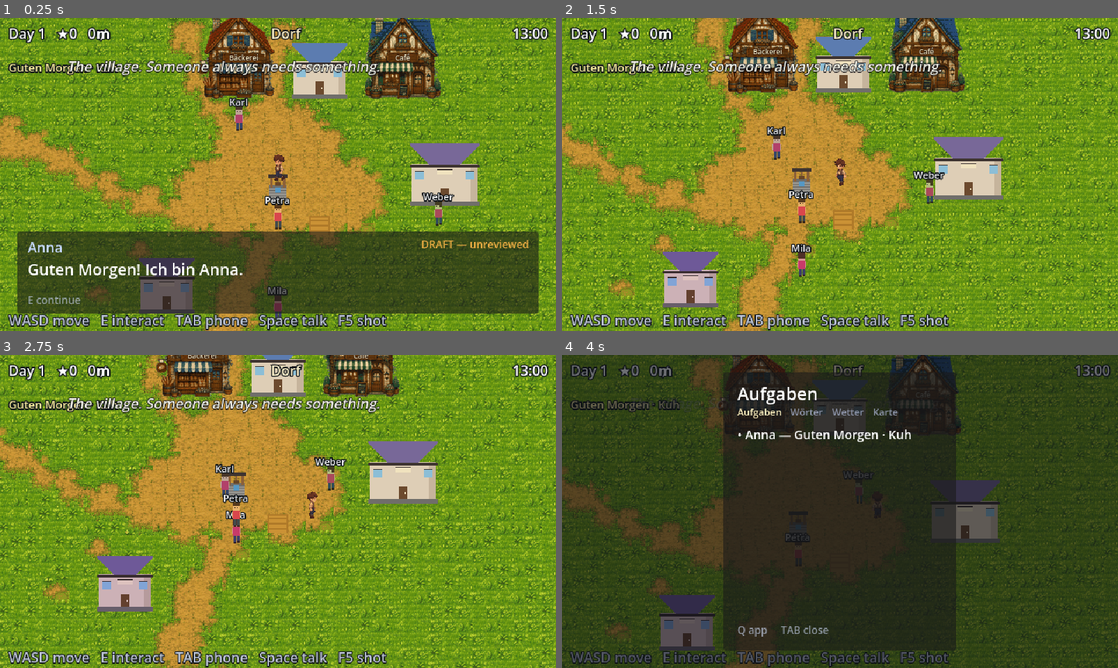
Above: before the commit, frames 1-4 (two rows, left to right).
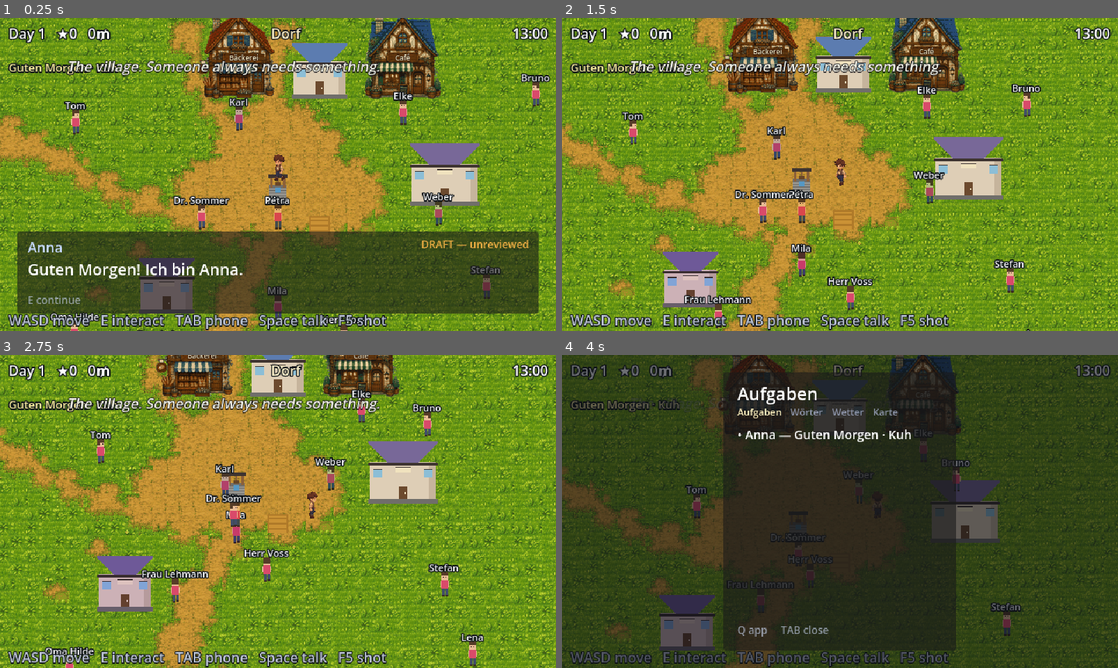
Above: after the commit, the same moments.

Repository: onskim/langame
Game: Godot game, scene res://dev/acceptance_week3.tscn
Same seed, same stepped clock (60 frames per second), same inputs: the game is played once before the commit and once after it. This scene is started directly instead of the project's main scene.
Inputs:
- Up to frame 1 (0.25 s): no input
- Up to frame 2 (1.5 s): hold D (move_right) 0.53-1.28 s; hold E (interact) 0.53-1.28 s; hold S (move_down) from 1.28 s (still down); tap 3 (pet_command_hier) at 1.35 s
- Up to frame 3 (2.75 s): release S (move_down) at 2.03 s; hold D (move_right) from 2.03 s (still down); tap 2 (pet_command_komm) at 2.1 s
- Up to frame 4 (4 s): release D (move_right) at 2.78 s; hold W (move_up) 2.78-3.53 s; tap 1 (pet_command_sitz) at 2.85 s; hold A (move_left) from 3.53 s (still down); hold Tab (phone) from 3.53 s (still down)

The runs differ from the first frame. In frame 1, 1.5% of the frame differs, in the area x 8-99%, y 17-100%; in frame 2, 1.9%; in frame 3, 2.2%, in the area x 8-87%, y 10-100%; in frame 4, 0.8%.

Commit message:
Put all sixteen NPCs in the world
The eleven missing villagers from Part 13, with schedules,
domains, quest chains and 33 memory callbacks from 3.8's
signature column. Locations placed and routed, so the cast is
scheduled, reachable and remembers you.

The suite caught three villagers vanishing at night and one who
stood in the same spot all day - an NPC in one place all day is
scenery. Schedules rewritten to cover the full day.

It also caught a check asserting the cast was exactly five,
which encoded a moment rather than an invariant.

Diff:
--- a/game/assets/content/content.json
+++ b/game/assets/content/content.json
@@ -490,12 +490,22 @@
     "farm_yard": "farm",
     "farmhouse": "farm",
     "field": "farm",
+    "fishing_hut": "lake",
+    "gasthaus": "village",
+    "hilde_cottage": "village",
+    "hilde_garden": "village",
+    "huegel": "village",
     "lakeshore": "lake",
     "lane": "village",
+    "praxis": "village",
     "rathaus": "village",
+    "schmiede": "village",
+    "schuhmacherei": "village",
+    "schule": "village",
     "shop": "village",
     "stream": "farm",
-    "village_square": "village"
+    "village_square": "village",
+    "werkstatt": "village"
    },
    "maps": {
     "farm": {
@@ -1919,6 +1929,305 @@
    "voice_preset": "anna_warm_mid",
    "wants": "help_on_the_farm"
   },
+  "npc_bruno": {
+   "callbacks": [
+    {
+     "cb_id": "cb_bruno_retest",
+     "context": "greeting",
+     "de": "Wie sagt man? Laut!",
+     "draft": true,
+     "en": "How do you say it? Loud!",
+     "fact_kind": "word_struggle",
+     "focus_words": [
+      "{word}"
+     ]
+    },
+    {
+     "cb_id": "cb_bruno_purchase",
+     "context": "greeting",
+     "de": "Du brauchst wieder Holz, ja?",
+     "draft": true,
+     "en": "You need wood again, yes?",
+     "fact_kind": "purchase_pattern",
+     "focus_words": []
+    },
+    {
+     "cb_id": "cb_bruno_triumph",
+     "context": "greeting",
+     "de": "HA! Das war gut!",
+     "draft": true,
+     "en": "HA! That was good!",
+     "fact_kind": "word_triumph",
+     "focus_words": [
+      "{word}"
+     ],
+     "reward": {
+      "affection": 2,
+      "once_per_ref": true
+     }
+    }
+   ],
+   "chain": [
+    "qb1_die_hacke",
+    "qb2_holz_und_stein",
+    "qb3_die_bestellung",
+    "qb4_der_amboss"
+   ],
+   "domain": "tools_materials",
+   "home": "schmiede",
+   "name": "Bruno",
+   "npc_id": "npc_bruno",
+   "rep_gate": 0,
+   "role": "blacksmith",
+   "schedule": [
+    {
+     "at": "schmiede",
+     "from": "06:00",
+     "to": "12:00"
+    },
+    {
+     "at": "village_square",
+     "from": "12:00",
+     "to": "14:00"
+    },
+    {
+     "at": "schmiede",
+     "from": "14:00",
+     "to": "20:00"
+    },
+    {
+     "at": "gasthaus",
+     "from": "20:00",
+     "to": "23:00"
+    },
+    {
+     "at": "schmiede",
+     "from": "23:00",
+     "to": "24:00"
+    }
+   ],
+   "voice_preset": "bruno_booming_bass",
+   "wants": "better_tools_in_the_valley"
+  },
+  "npc_elke": {
+   "callbacks": [
+    {
+     "cb_id": "cb_elke_usual",
+     "context": "greeting",
+     "de": "Das Übliche?",
+     "draft": true,
+     "en": "The usual?",
+     "fact_kind": "usual_order",
+     "focus_words": []
+    },
+    {
+     "cb_id": "cb_elke_triumph",
+     "context": "greeting",
+     "de": "Das hast du schön gesagt! Setz dich.",
+     "draft": true,
+     "en": "You said that beautifully! Sit down.",
+     "fact_kind": "word_triumph",
+     "focus_words": [
+      "{word}"
+     ],
+     "reward": {
+      "affection": 2,
+      "once_per_ref": true
+     }
+    },
+    {
+     "cb_id": "cb_elke_first_meeting",
+     "context": "greeting",
+     "de": "Hallo! Kaffee oder Tee?",
+     "draft": true,
+     "en": "Hello! Coffee or tea?",
+     "fact_kind": "first_meeting",
+     "focus_words": []
+    }
+   ],
+   "chain": [
+    "qe1_der_erste_kaffee",
+    "qe2_stammgast",
+    "qe3_kuchen_krise",
+    "qe4_der_klatsch"
+   ],
+   "domain": "cafe_ordering",
+   "home": "cafe",
+   "name": "Elke",
+   "npc_id": "npc_elke",
+   "rep_gate": 0,
+   "role": "cafe_owner",
+   "schedule": [
+    {
+     "at": "cafe",
+     "from": "06:00",
+     "to": "08:00"
+    },
+    {
+     "at": "cafe",
+     "from": "08:00",
+     "to": "19:00"
+    },
+    {
+     "at": "village_square",
+     "from": "19:00",
+     "to": "22:00"
+    },
+    {
+     "at": "cafe",
+     "from": "22:00",
+     "to": "24:00"
+    }
+   ],
+   "voice_preset": "elke_chatty_bright",
+   "wants": "her_cafe_as_the_village_living_room"
+  },
+  "npc_hilde": {
+   "callbacks": [
+    {
+     "cb_id": "cb_hilde_usual",
+     "context": "greeting",
+     "de": "Wieder Suppe?",
+     "draft": true,
+     "en": "Soup again?",
+     "fact_kind": "usual_order",
+     "focus_words": []
+    },
+    {
+     "cb_id": "cb_hilde_triumph",
+     "context": "greeting",
+     "de": "Hör mal an. So schön sagst du das.",
+     "draft": true,
+     "en": "Listen to you. You say it so nicely.",
+     "fact_kind": "word_triumph",
+     "focus_words": [
+      "{word}"
+     ],
+     "reward": {
+      "affection": 2,
+      "once_per_ref": true
+     }
+    },
+    {
+     "cb_id": "cb_hilde_first_meeting",
+     "context": "greeting",
+     "de": "Komm, setz dich. Hast du Hunger?",
+     "draft": true,
+     "en": "Come, sit down. Are you hungry?",
+     "fact_kind": "first_meeting",
+     "focus_words": []
+    }
+   ],
+   "chain": [
+    "qh1_suppe",
+    "qh2_familienfoto",
+    "qh3_geheimkuchen",
+    "qh4_winteressen"
+   ],
+   "domain": "home_family",
+   "home": "hilde_cottage",
+   "name": "Oma Hilde",
+   "npc_id": "npc_hilde",
+   "rep_gate": 0,
+   "role": "grandmother",
+   "schedule": [
+    {
+     "at": "hilde_garden",
+     "from": "06:00",
+     "to": "11:00"
+    },
+    {
+     "at": "hilde_cottage",
+     "from": "11:00",
+     "to": "17:00"
+    },
+    {
+     "at": "village_square",
+     "from": "17:00",
+     "to": "20:00"
+    },
+    {
+     "at": "hilde_cottage",
+     "from": "20:00",
+     "to": "24:00"
+    }
+   ],
+   "voice_preset": "hilde_soft_slow",
+   "wants": "recipes_passed_on"
+  },
+  "npc_jonas": {
+   "callbacks": [
+    {
+     "cb_id": "cb_jonas_first_meeting",
+     "context": "greeting",
+     "de": "Wieder da.",
+     "draft": true,
+     "en": "Back again.",
+     "fact_kind": "first_meeting",
+     "focus_words": []
+    },
+    {
+     "cb_id": "cb_jonas_quest_memory",
+     "context": "greeting",
+     "de": "Guter Tag damals. Ruhig.",
+     "draft": true,
+     "en": "Good day, that one. Quiet.",
+     "fact_kind": "quest_memory",
+     "focus_words": []
+    },
+    {
+     "cb_id": "cb_jonas_triumph",
+     "context": "greeting",
+     "de": "Gut gesagt.",
+     "draft": true,
+     "en": "Well said.",
+     "fact_kind": "word_triumph",
+     "focus_words": [
+      "{word}"
+     ],
+     "reward": {
+      "affection": 1,
+      "once_per_ref": true
+     }
+    }
+   ],
+   "chain": [
+    "qj1_die_angel",
+    "qj2_drei_fische",
+    "qj3_der_grosse_karpfen",
+    "qj4_fisch_fuer_das_fest"
+   ],
+   "domain": "nature_water",
+   "home": "fishing_hut",
+   "name": "Jonas",
+   "npc_id": "npc_jonas",
+   "rep_gate": 0,
+   "role": "fisherman",
+   "schedule": [
+    {
+     "at": "lakeshore",
+     "from": "06:00",
+     "to": "14:00"
+    },
+    {
+     "at": "fishing_hut",
+     "from": "14:00",
+     "to": "18:00"
+    },
+    {
+     "at": "gasthaus",
+     "from": "18:00",
+     "to": "22:00"
+    },
+    {
+     "at": "fishing_hut",
+     "from": "22:00",
+     "to": "24:00"
+    }
+   ],
+   "voice_preset": "jonas_relaxed_tenor",
+   "wants": "the_legendary_carp"
+  },
   "npc_karl": {
    "callbacks": [
     {
@@ -2012,6 +2321,242 @@
    "voice_preset": "karl_gruff_low",
    "wants": "bread_delivered"
   },
+  "npc_lehmann": {
+   "callbacks": [
+    {
+     "cb_id": "cb_lehmann_retest",
+     "context": "greeting",
+     "de": "Noch einmal, bitte. Langsam.",
+     "draft": true,
+     "en": "Once more, please. Slowly.",
+     "fact_kind": "word_struggle",
+     "focus_words": [
+      "{word}"
+     ]
+    },
+    {
+     "cb_id": "cb_lehmann_triumph",
+     "context": "greeting",
+     "de": "Richtig! Genau richtig.",
+     "draft": true,
+     "en": "Correct! Exactly right.",
+     "fact_kind": "word_triumph",
+     "focus_words": [
+      "{word}"
+     ],
+     "reward": {
+      "affection": 2,
+      "once_per_ref": true
+     }
+    },
+    {
+     "cb_id": "cb_lehmann_first_meeting",
+     "context": "greeting",
+     "de": "Guten Tag. Kannst du schon lesen?",
+     "draft": true,
+     "en": "Good day. Can you read yet?",
+     "fact_kind": "first_meeting",
+     "focus_words": []
+    }
+   ],
+   "chain": [
+    "ql1_die_schule",
+    "ql2_buchstaben",
+    "ql3_die_farben",
+    "ql4_das_erste_buch"
+   ],
+   "domain": "school_colors",
+   "home": "schule",
+   "name": "Frau Lehmann",
+   "npc_id": "npc_lehmann",
+   "rep_gate": 0,
+   "role": "teacher",
+   "schedule": [
+    {
+     "at": "schule",
+     "from": "06:00",
+     "to": "07:00"
+    },
+    {
+     "at": "schule",
+     "from": "07:00",
+     "to": "13:00"
+    },
+    {
+     "at": "village_square",
+     "from": "13:00",
+     "to": "16:00"
+    },
+    {
+     "at": "schule",
+     "from": "16:00",
+     "to": "19:00"
+    },
+    {
+     "at": "schule",
+     "from": "19:00",
+     "to": "24:00"
+    }
+   ],
+   "voice_preset": "lehmann_precise_mid",
+   "wants": "the_player_reading"
+  },
+  "npc_lena": {
+   "callbacks": [
+    {
+     "cb_id": "cb_lena_quest_memory",
+     "context": "greeting",
+     "de": "Dein Wetterbericht war richtig!",
+     "draft": true,
+     "en": "Your weather report was right!",
+     "fact_kind": "quest_memory",
+     "focus_words": [
+      "sonne",
+      "regen"
+     ]
+    },
+    {
+     "cb_id": "cb_lena_triumph",
+     "context": "greeting",
+     "de": "Ja! Genau so!",
+     "draft": true,
+     "en": "Yes! Exactly like that!",
+     "fact_kind": "word_triumph",
+     "focus_words": [
+      "{word}"
+     ],
+     "reward": {
+      "affection": 2,
+      "once_per_ref": true
+     }
+    },
+    {
+     "cb_id": "cb_lena_first_meeting",
+     "context": "greeting",
+     "de": "Hallo! Schönes Wetter heute, oder?",
+     "draft": true,
+     "en": "Hello! Nice weather today, isn't it?",
+     "fact_kind": "first_meeting",
+     "focus_words": []
+    }
+   ],
+   "chain": [
+    "qn1_die_schafe",
+    "qn2_der_hirtenweg",
+    "qn3_der_wetterbericht",
+    "qn4_die_wolle"
+   ],
+   "domain": "weather",
+   "home": "huegel",
+   "name": "Lena",
+   "npc_id": "npc_lena",
+   "rep_gate": 0,
+   "role": "shepherd",
+   "schedule": [
+    {
+     "at": "huegel",
+     "from": "06:00",
+     "to": "11:00"
+    },
+    {
+     "at": "village_square",
+     "from": "11:00",
+     "to": "13:00"
+    },
+    {
+     "at": "huegel",
+     "from": "13:00",
+     "to": "17:00"
+    },
+    {
+     "at": "gasthaus",
+     "from": "17:00",
+     "to": "21:00"
+    },
+    {
+     "at": "huegel",
+     "from": "21:00",
+     "to": "24:00"
+    }
+   ],
+   "voice_preset": "lena_bright_open",
+   "wants": "the_flock_through_winter"
+  },
+  "npc_max": {
+   "callbacks": [
+    {
+     "cb_id": "cb_max_retest",
+     "context": "greeting",
+     "de": "Schnell — wie heißt das?",
+     "draft": true,
+     "en": "Quick — what's that called?",
+     "fact_kind": "word_struggle",
+     "focus_words": [
+      "{word}"
+     ]
+    },
+    {
+     "cb_id": "cb_max_triumph",
+     "context": "greeting",
+     "de": "Sitzt! Muss weiter!",
+     "draft": true,
+     "en": "Nailed it! Must run!",
+     "fact_kind": "word_triumph",
+     "focus_words": [
+      "{word}"
+     ],
+     "reward": {
+      "affection": 1,
+      "once_per_ref": true
+     }
+    },
+    {
+     "cb_id": "cb_max_first_meeting",
+     "context": "greeting",
+     "de": "Post! Bist du neu hier?",
+     "draft": true,
+     "en": "Post! Are you new here?",
+     "fact_kind": "first_meeting",
+     "focus_words": []
+    }
+   ],
+   "chain": [
+    "qm1_der_brief",
+    "qm2_die_adresse",
+    "qm3_das_paket",
+    "qm4_die_postkarte"
+   ],
+   "domain": "post_names",
+   "home": "gasthaus",
+   "name": "Max",
+   "npc_id": "npc_max",
+   "rep_gate": 0,
+   "role": "postman",
+   "schedule": [
+    {
+     "at": "village_square",
+     "from": "06:00",
+     "to": "10:00"
+    },
+    {
+     "at": "lane",
+     "from": "10:00",
+     "to": "13:00"
+    },
+    {
+     "at": "village_square",
+     "from": "13:00",
+     "to": "17:00"
+    },
+    {
+     "at": "gasthaus",
+     "from": "17:00",
+     "to": "24:00"
+    }
+   ],
+   "voice_preset": "max_quick_light",
+   "wants": "every_letter_delivered"
+  },
   "npc_mila": {
    "callbacks": [
     {
@@ -2192,6 +2737,320 @@
    },
    "voice_preset": "petra_bright_mid",
    "wants": "prices_learned"
+  },
+  "npc_sommer": {
+   "callbacks": [
+    {
+     "cb_id": "cb_sommer_quest_memory",
+     "context": "greeting",
+     "de": "Geht es dir besser?",
+     "draft": true,
+     "en": "Are you feeling better?",
+     "fact_kind": "quest_memory",
+     "focus_words": []
+    },
+    {
+     "cb_id": "cb_sommer_triumph",
+     "context": "greeting",
+     "de": "Sehr deutlich. Sehr gut.",
+     "draft": true,
+     "en": "Very clear. Very good.",
+     "fact_kind": "word_triumph",
+     "focus_words": [
+      "{word}"
+     ],
+     "reward": {
+      "affection": 1,
+      "once_per_ref": true
+     }
+    },
+    {
+     "cb_id": "cb_sommer_first_meeting",
+     "context": "greeting",
+     "de": "Guten Tag. Alles in Ordnung?",
+     "draft": true,
+     "en": "Good day. Everything all right?",
+     "fact_kind": "first_meeting",
+     "focus_words": []
+    }
+   ],
+   "chain": [
+    "qd1_die_praxis",
+    "qd2_kraeutertee",
+    "qd3_du_bist_krank",
+    "qd4_wintergrippe"
+   ],
+   "domain": "body_health",
+   "home": "praxis",
+   "name": "Dr. Sommer",
+   "npc_id": "npc_sommer",
+   "rep_gate": 0,
+   "role": "doctor",
+   "schedule": [
+    {
+     "at": "praxis",
+     "from": "06:00",
+     "to": "08:00"
+    },
+    {
+     "at": "praxis",
+     "from": "08:00",
+     "to": "13:00"
+    },
+    {
+     "at": "village_square",
+     "from": "13:00",
+     "to": "15:00"
+    },
+    {
+     "at": "praxis",
+     "from": "15:00",
+     "to": "19:00"
+    },
+    {
+     "at": "gasthaus",
+     "from": "19:00",
+     "to": "22:00"
+    },
+    {
+     "at": "praxis",
+     "from": "22:00",
+     "to": "24:00"
+    }
+   ],
+   "voice_preset": "sommer_calm_clear",
+   "wants": "a_healthy_village"
+  },
+  "npc_stefan": {
+   "callbacks": [
+    {
+     "cb_id": "cb_stefan_usual",
+     "context": "greeting",
+     "de": "Wie immer?",
+     "draft": true,
+     "en": "As always?",
+     "fact_kind": "usual_order",
+     "focus_words": []
+    },
+    {
+     "cb_id": "cb_stefan_quest_memory",
+     "context": "greeting",
+     "de": "Erinnerst du dich an den Gast?",
+     "draft": true,
+     "en": "Do you remember the guest?",
+     "fact_kind": "quest_memory",
+     "focus_words": []
+    },
+    {
+     "cb_id": "cb_stefan_first_meeting",
+     "context": "greeting",
+     "de": "Willkommen! Setz dich, setz dich.",
+     "draft": true,
+     "en": "Welcome! Sit down, sit down.",
+     "fact_kind": "first_meeting",
+     "focus_words": []
+    }
+   ],
+   "chain": [
+    "qs1_das_zimmer",
+    "qs2_die_speisekarte",
+    "qs3_der_gast",
+    "qs4_musikabend"
+   ],
+   "domain": "inn_evening",
+   "home": "gasthaus",
+   "name": "Stefan",
+   "npc_id": "npc_stefan",
+   "rep_gate": 0,
+   "role": "innkeeper",
+   "schedule": [
+    {
+     "at": "gasthaus",
+     "from": "06:00",
+     "to": "10:00"
+    },
+    {
+     "at": "gasthaus",
+     "from": "10:00",
+     "to": "14:00"
+    },
+    {
+     "at": "village_square",
+     "from": "14:00",
+     "to": "16:00"
+    },
+    {
+     "at": "gasthaus",
+     "from": "16:00",
+     "to": "24:00"
+    }
+   ],
+   "voice_preset": "stefan_warm_baritone",
+   "wants": "a_full_house_on_friday"
+  },
+  "npc_tom": {
+   "callbacks": [
+    {
+     "cb_id": "cb_tom_quest_memory",
+     "context": "greeting",
+     "de": "Das Dach hält noch, oder?",
+     "draft": true,
+     "en": "The roof's still holding, isn't it?",
+     "fact_kind": "quest_memory",
+     "focus_words": []
+    },
+    {
+     "cb_id": "cb_tom_triumph",
+     "context": "greeting",
+     "de": "Sauber gesagt!",
+     "draft": true,
+     "en": "Cleanly said!",
+     "fact_kind": "word_triumph",
+     "focus_words": [
+      "{word}"
+     ],
+     "reward": {
+      "affection": 2,
+      "once_per_ref": true
+     }
+    },
+    {
+     "cb_id": "cb_tom_first_meeting",
+     "context": "greeting",
+     "de": "Hey! Brauchst du Holz?",
+     "draft": true,
+     "en": "Hey! Do you need wood?",
+     "fact_kind": "first_meeting",
+     "focus_words": []
+    }
+   ],
+   "chain": [
+    "qt1_das_holz",
+    "qt2_der_zaun",
+    "qt3_das_dach",
+    "qt4_der_anbau"
+   ],
+   "domain": "wood_building",
+   "home": "werkstatt",
+   "name": "Tom",
+   "npc_id": "npc_tom",
+   "rep_gate": 0,
+   "role": "carpenter",
+   "schedule": [
+    {
+     "at": "werkstatt",
+     "from": "06:00",
+     "to": "07:00"
+    },
+    {
+     "at": "werkstatt",
+     "from": "07:00",
+     "to": "13:00"
+    },
+    {
+     "at": "village_square",
+     "from": "13:00",
+     "to": "16:00"
+    },
+    {
+     "at": "werkstatt",
+     "from": "16:00",
+     "to": "20:00"
+    },
+    {
+     "at": "gasthaus",
+     "from": "20:00",
+     "to": "24:00"
+    }
+   ],
+   "voice_preset": "tom_easy_young",
+   "wants": "something_worth_building"
+  },
+  "npc_voss": {
+   "callbacks": [
+    {
+     "cb_id": "cb_voss_purchase",
+     "context": "greeting",
+     "de": "Größe 42, richtig?",
+     "draft": true,
+     "en": "Size 42, right?",
+     "fact_kind": "purchase_pattern",
+     "focus_words": [
+      "num_4",
+      "num_2"
+     ]
+    },
+    {
+     "cb_id": "cb_voss_triumph",
+     "context": "greeting",
+     "de": "Korrekt. Sehr korrekt.",
+     "draft": true,
+     "en": "Correct. Very correct.",
+     "fact_kind": "word_triumph",
+     "focus_words": [
+      "{word}"
+     ],
+     "reward": {
+      "affection": 1,
+      "once_per_ref": true
+     }
+    },
+    {
+     "cb_id": "cb_voss_first_meeting",
+     "context": "greeting",
+     "de": "Guten Tag. Zeig mir deine Schuhe.",
+     "draft": true,
+     "en": "Good day. Show me your shoes.",
+     "fact_kind": "first_meeting",
+     "focus_words": []
+    }
+   ],
+   "chain": [
+    "qv1_die_schuhe",
+    "qv2_die_groesse",
+    "qv3_winterstiefel",
+    "qv4_die_reparatur"
+   ],
+   "domain": "clothing",
+   "home": "schuhmacherei",
+   "name": "Herr Voss",
+   "npc_id": "npc_voss",
+   "rep_gate": 0,
+   "role": "cobbler",
+   "schedule": [
+    {
+     "at": "schuhmacherei",
+     "from": "06:00",
+     "to": "08:00"
+    },
+    {
+     "at": "schuhmacherei",
+     "from": "08:00",
+     "to": "13:00"
+    },
+    {
+     "at": "village_square",
+     "from": "13:00",
+     "to": "15:00"
+    },
+    {
+     "at": "schuhmacherei",
+     "from": "15:00",
+     "to": "19:00"
+    },
+    {
+     "at": "gasthaus",
+     "from": "19:00",
+     "to": "22:00"
+    },
+    {
+     "at": "schuhmacherei",
+     "from": "22:00",
+     "to": "24:00"
+    }
+   ],
+   "voice_preset": "voss_dry_precise",
+   "wants": "everyone_properly_shod"
   },
   "npc_weber": {
    "callbacks": [
--- a/game/dev/acceptance_week3.gd
+++ b/game/dev/acceptance_week3.gd
@@ -40,8 +40,13 @@
 		_check("%s loaded from content" % npc.npc_id, not npc.data.is_empty(),
 			"name=%s" % npc.data.get("name", ""))
 
-	# All five are schedulable, whichever map they are on right now.
-	_check("all five NPCs exist in content", ContentDB.npcs.size() == 5,
+	# The ★ five must exist BY NAME. Asserting the cast size instead encoded a
+	# moment rather than an invariant, and went red the day the other eleven
+	# villagers arrived — which is not a regression, it is the plan.
+	for required in ["npc_anna", "npc_karl", "npc_petra", "npc_weber", "npc_mila"]:
+		_check("%s exists in content" % required,
+			not ContentDB.get_npc(required).is_empty())
+	_check("the cast has grown past the slice five", ContentDB.npcs.size() >= 5,
 		"count=%d" % ContentDB.npcs.size())
 
 	# Every NPC's scheduled location must actually change across the day, or the
--- a/game/scenes/world/lake.tscn
+++ b/game/scenes/world/lake.tscn
@@ -19,6 +19,12 @@
 [node name="Water" type="TileMapLayer" parent="."]
 
 [node name="Locations" type="Node2D" parent="."]
+
+[node name="lakeshore" type="Marker2D" parent="Locations"]
+position = Vector2(200, 256)
+
+[node name="fishing_hut" type="Marker2D" parent="Locations"]
+position = Vector2(120, 200)
 
 [node name="lakeshore" type="Marker2D" parent="Locations"]
 position = Vector2(128, 256)
--- a/game/scenes/world/village.tscn
+++ b/game/scenes/world/village.tscn
@@ -122,6 +122,33 @@
 [node name="lane" type="Marker2D" parent="Locations"]
 position = Vector2(368, 432)
 
+[node name="praxis" type="Marker2D" parent="Locations"]
+position = Vector2(272, 320)
+
+[node name="schule" type="Marker2D" parent="Locations"]
+position = Vector2(240, 480)
+
+[node name="schuhmacherei" type="Marker2D" parent="Locations"]
+position = Vector2(448, 464)
+
+[node name="gasthaus" type="Marker2D" parent="Locations"]
+position = Vector2(608, 400)
+
+[node name="schmiede" type="Marker2D" parent="Locations"]
+position = Vector2(672, 176)
+
+[node name="hilde_cottage" type="Marker2D" parent="Locations"]
+position = Vector2(176, 496)
+
+[node name="hilde_garden" type="Marker2D" parent="Locations"]
+position = Vector2(128, 448)
+
+[node name="werkstatt" type="Marker2D" parent="Locations"]
+position = Vector2(128, 208)
+
+[node name="huegel" type="Marker2D" parent="Locations"]
+position = Vector2(640, 480)
+
 [node name="Arrivals" type="Node2D" parent="."]
 
 [node name="from_farm" type="Marker2D" parent="Arrivals"]
Not shown, changed: DEVLOG.md
Not shown, changed: content/config/world.yaml
Not shown, added: content/npcs/village_cast.yaml
